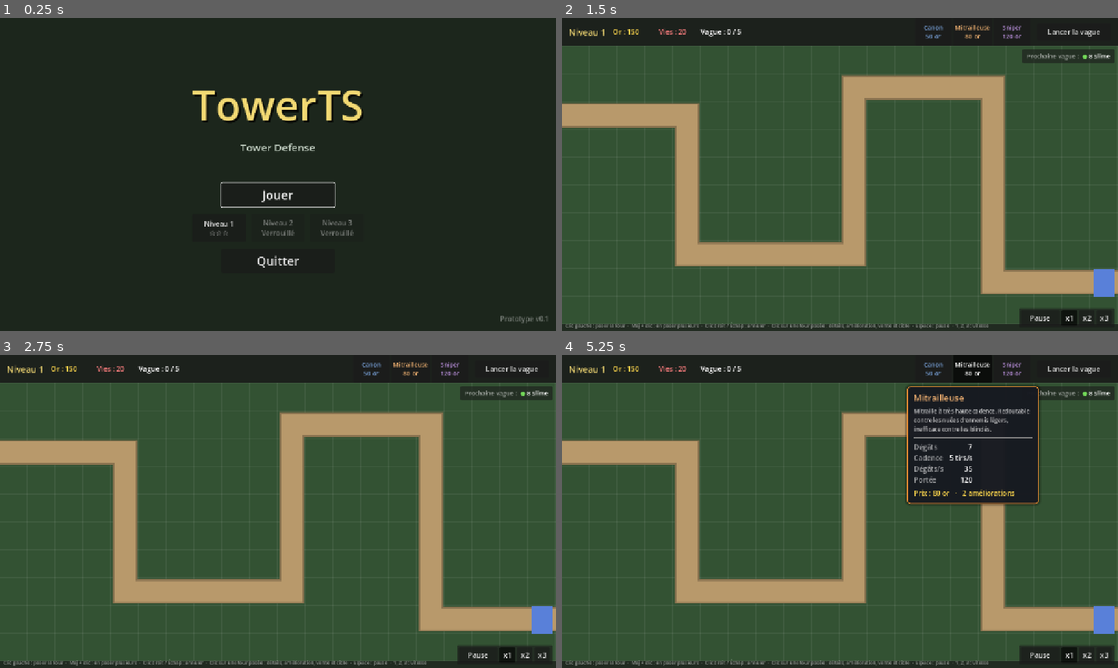
Above: before the commit, frames 1-4 (two rows, left to right).
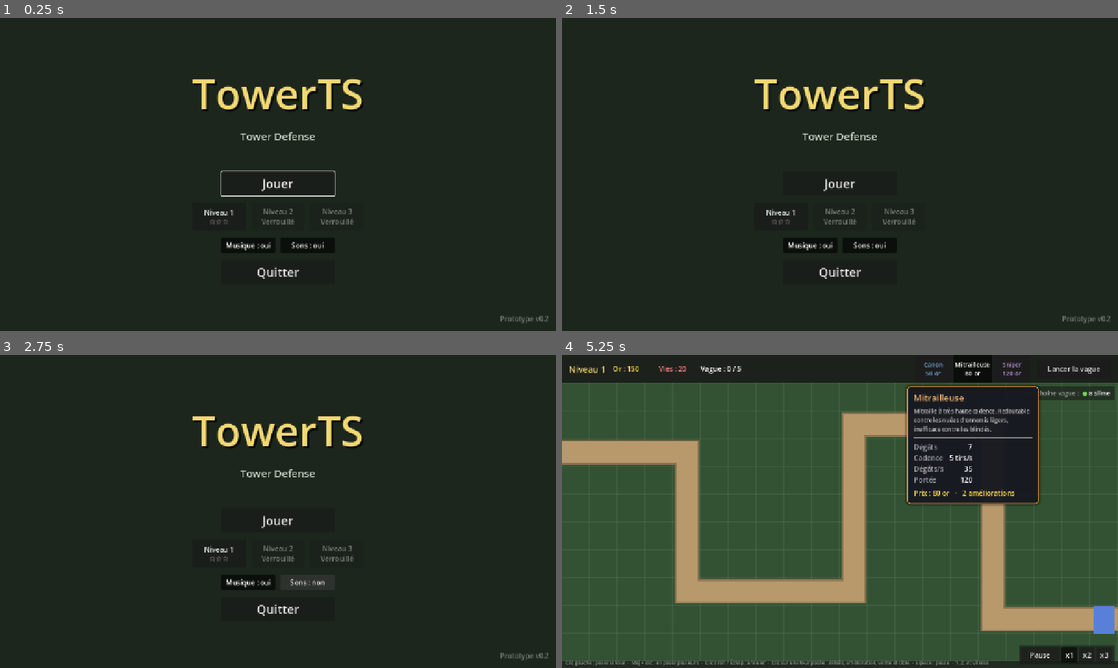
Above: after the commit, the same moments.

Repository: sam-fishermonger/TowerTS
Game: Godot game, scene res://scenes/ui/title_screen.tscn
The game is run twice, just before and just after one commit, with the same random seed, the same clock (stepped at 60 frames per second) and the same inputs.
Inputs (mouse positions are in pixels of both pictures, inside the frame that each line leads up to):
- Up to frame 1 (0.25 s): no input
- Up to frame 2 (1.5 s): click "Jouer" (after the commit: "Musique : oui") at 0.5 s; click (812, 246) at 1.25 s, where only the run after the commit has a clickable "Musique : non"
- Up to frame 3 (2.75 s): click (305, 583) at 2 s, where only the run after the commit has a clickable "Sons : oui"
- Up to frame 4 (5.25 s): click (867, 583) at 2.75 s, where only the run after the commit has a clickable "Sons : non"; click (840, 520) at 3.5 s, where only the run after the commit has a clickable "Jouer"; click "Canon 50 or" at 4.25 s; click "Mitrailleuse 80 or" at 5 s

The runs differ from the first frame. In frame 1, 3.7% of the frame differs, in the area x 34-99%, y 19-97%; in frame 2, 89%, in the area x 0-100%, y 2-100%; in frame 3, 89%; in frame 4, less than 0.1%.

Commit message:
Ajouter les sons et la musique
Sons de tir par tour (attack_sound dans TowerData), explosions, morts,
achats, vagues et fin de partie, et une musique en boucle. Tout est généré
par tools/generate_sounds.py. Musique et sons se coupent depuis l'écran titre.

Co-Authored-By: Claude Opus 5.5 (1M context) <noreply@anthropic.com>
Claude-Session: https://claude.ai/code/session_01LCUkbj6wNwvmsja1cRfizV

Diff:
--- a/project.godot
+++ b/project.godot
@@ -16,6 +16,10 @@
 config/features=PackedStringArray("4.7", "GL Compatibility")
 config/icon="res://icon.svg"
 
+[autoload]
+
+SoundPlayer="*res://scripts/audio/sound.gd"
+
 [display]
 
 window/size/viewport_width=1280
--- a/resources/towers/beam.tres
+++ b/resources/towers/beam.tres
@@ -3,6 +3,7 @@
 [ext_resource type="Script" path="res://scripts/data/tower_data.gd" id="1_data"]
 [ext_resource type="PackedScene" path="res://scenes/towers/beam_tower.tscn" id="2_scene"]
 [ext_resource type="Script" path="res://scripts/data/tower_upgrade.gd" id="3_upgrade"]
+[ext_resource type="AudioStream" path="res://assets/audio/beam_zap.ogg" id="9_sound"]
 
 [sub_resource type="Resource" id="Upgrade_1"]
 script = ExtResource("3_upgrade")
@@ -25,6 +26,7 @@
 damage = 6.0
 fire_rate = 6.0
 color = Color(0.95, 0.35, 0.6, 1)
+attack_sound = ExtResource("9_sound")
 beam_ramp_max = 3.0
 beam_ramp_time = 2.0
 upgrades = Array[ExtResource("3_upgrade")]([SubResource("Upgrade_1"), SubResource("Upgrade_2")])
--- a/resources/towers/cannon.tres
+++ b/resources/towers/cannon.tres
@@ -4,6 +4,7 @@
 [ext_resource type="PackedScene" path="res://scenes/towers/projectile_tower.tscn" id="2_scene"]
 [ext_resource type="PackedScene" path="res://scenes/projectiles/projectile.tscn" id="3_projectile"]
 [ext_resource type="Script" path="res://scripts/data/tower_upgrade.gd" id="4_upgrade"]
+[ext_resource type="AudioStream" path="res://assets/audio/shot_cannon.ogg" id="9_sound"]
 
 [sub_resource type="Resource" id="Upgrade_1"]
 script = ExtResource("4_upgrade")
@@ -27,6 +28,7 @@
 damage = 25.0
 fire_rate = 1.0
 color = Color(0.3, 0.55, 0.9, 1)
+attack_sound = ExtResource("9_sound")
 projectile_scene = ExtResource("3_projectile")
 projectile_speed = 450.0
 upgrades = Array[ExtResource("4_upgrade")]([SubResource("Upgrade_1"), SubResource("Upgrade_2")])
--- a/resources/towers/frost.tres
+++ b/resources/towers/frost.tres
@@ -3,6 +3,7 @@
 [ext_resource type="Script" path="res://scripts/data/tower_data.gd" id="1_data"]
 [ext_resource type="PackedScene" path="res://scenes/towers/pulse_tower.tscn" id="2_scene"]
 [ext_resource type="Script" path="res://scripts/data/tower_upgrade.gd" id="3_upgrade"]
+[ext_resource type="AudioStream" path="res://assets/audio/pulse_frost.ogg" id="9_sound"]
 
 [sub_resource type="Resource" id="Upgrade_1"]
 script = ExtResource("3_upgrade")
@@ -27,6 +28,7 @@
 damage = 4.0
 fire_rate = 0.8
 color = Color(0.45, 0.8, 0.95, 1)
+attack_sound = ExtResource("9_sound")
 slow_factor = 0.5
 slow_duration = 1.5
 upgrades = Array[ExtResource("3_upgrade")]([SubResource("Upgrade_1"), SubResource("Upgrade_2")])
--- a/resources/towers/gatling.tres
+++ b/resources/towers/gatling.tres
@@ -4,6 +4,7 @@
 [ext_resource type="PackedScene" path="res://scenes/towers/projectile_tower.tscn" id="2_scene"]
 [ext_resource type="PackedScene" path="res://scenes/projectiles/projectile.tscn" id="3_projectile"]
 [ext_resource type="Script" path="res://scripts/data/tower_upgrade.gd" id="4_upgrade"]
+[ext_resource type="AudioStream" path="res://assets/audio/shot_gatling.ogg" id="9_sound"]
 
 [sub_resource type="Resource" id="Upgrade_1"]
 script = ExtResource("4_upgrade")
@@ -27,6 +28,7 @@
 damage = 7.0
 fire_rate = 5.0
 color = Color(0.9, 0.55, 0.2, 1)
+attack_sound = ExtResource("9_sound")
 projectile_scene = ExtResource("3_projectile")
 projectile_speed = 650.0
 upgrades = Array[ExtResource("4_upgrade")]([SubResource("Upgrade_1"), SubResource("Upgrade_2")])
--- a/resources/towers/mortar.tres
+++ b/resources/towers/mortar.tres
@@ -4,6 +4,7 @@
 [ext_resource type="PackedScene" path="res://scenes/towers/projectile_tower.tscn" id="2_scene"]
 [ext_resource type="PackedScene" path="res://scenes/projectiles/explosive_projectile.tscn" id="3_projectile"]
 [ext_resource type="Script" path="res://scripts/data/tower_upgrade.gd" id="4_upgrade"]
+[ext_resource type="AudioStream" path="res://assets/audio/shot_mortar.ogg" id="9_sound"]
 
 [sub_resource type="Resource" id="Upgrade_1"]
 script = ExtResource("4_upgrade")
@@ -28,6 +29,7 @@
 damage = 30.0
 fire_rate = 0.6
 color = Color(0.9, 0.42, 0.32, 1)
+attack_sound = ExtResource("9_sound")
 projectile_scene = ExtResource("3_projectile")
 projectile_speed = 300.0
 splash_radius = 64.0
--- a/resources/towers/sniper.tres
+++ b/resources/towers/sniper.tres
@@ -4,6 +4,7 @@
 [ext_resource type="PackedScene" path="res://scenes/towers/projectile_tower.tscn" id="2_scene"]
 [ext_resource type="PackedScene" path="res://scenes/projectiles/projectile.tscn" id="3_projectile"]
 [ext_resource type="Script" path="res://scripts/data/tower_upgrade.gd" id="4_upgrade"]
+[ext_resource type="AudioStream" path="res://assets/audio/shot_sniper.ogg" id="9_sound"]
 
 [sub_resource type="Resource" id="Upgrade_1"]
 script = ExtResource("4_upgrade")
@@ -27,6 +28,7 @@
 damage = 80.0
 fire_rate = 0.5
 color = Color(0.65, 0.4, 0.85, 1)
+attack_sound = ExtResource("9_sound")
 projectile_scene = ExtResource("3_projectile")
 projectile_speed = 1000.0
 upgrades = Array[ExtResource("4_upgrade")]([SubResource("Upgrade_1"), SubResource("Upgrade_2")])
--- a/scenes/ui/title_screen.tscn
+++ b/scenes/ui/title_screen.tscn
@@ -67,6 +67,27 @@
 alignment = 1
 theme_override_constants/separation = 12
 
+[node name="AudioButtons" type="HBoxContainer" parent="Center/Menu"]
+layout_mode = 2
+alignment = 1
+theme_override_constants/separation = 12
+
+[node name="MusicButton" type="Button" parent="Center/Menu/AudioButtons"]
+unique_name_in_owner = true
+custom_minimum_size = Vector2(124, 36)
+layout_mode = 2
+toggle_mode = true
+button_pressed = true
+text = "Musique : oui"
+
+[node name="SoundButton" type="Button" parent="Center/Menu/AudioButtons"]
+unique_name_in_owner = true
+custom_minimum_size = Vector2(124, 36)
+layout_mode = 2
+toggle_mode = true
+button_pressed = true
+text = "Sons : oui"
+
 [node name="QuitButton" type="Button" parent="Center/Menu"]
 unique_name_in_owner = true
 custom_minimum_size = Vector2(260, 56)
@@ -89,7 +110,7 @@
 grow_horizontal = 0
 grow_vertical = 0
 theme_override_colors/font_color = Color(1, 1, 1, 0.4)
-text = "Prototype v0.1"
+text = "Prototype v0.2"
 horizontal_alignment = 2
 
 [node name="ResetButton" type="Button" parent="."]
--- /dev/null
+++ b/scripts/audio/sound.gd
@@ -0,0 +1,139 @@
+class_name Sound
+extends Node
+## Sons et musique. Le nœud est chargé au démarrage (autoload « SoundPlayer ») et
+## s'utilise par ses fonctions statiques : `Sound.play(&"build")`. Il joue les effets
+## sur un petit groupe de lecteurs réutilisés, et la musique en boucle d'une scène
+## à l'autre. Les sons et la musique se coupent séparément ; le choix est enregistré.
+## (Fonctions statiques plutôt que le nom de l'autoload : les scripts restent
+## compilables quand l'autoload n'est pas encore là, comme dans les tests.)
+
+const MUSIC: AudioStream = preload("res://assets/audio/music.ogg")
+const SOUNDS := {
+	&"explosion": preload("res://assets/audio/explosion.ogg"),
+	&"enemy_death": preload("res://assets/audio/enemy_death.ogg"),
+	&"enemy_split": preload("res://assets/audio/enemy_split.ogg"),
+	&"lives_lost": preload("res://assets/audio/lives_lost.ogg"),
+	&"build": preload("res://assets/audio/build.ogg"),
+	&"upgrade": preload("res://assets/audio/upgrade.ogg"),
+	&"sell": preload("res://assets/audio/sell.ogg"),
+	&"coins": preload("res://assets/audio/coins.ogg"),
+	&"wave_start": preload("res://assets/audio/wave_start.ogg"),
+	&"victory": preload("res://assets/audio/victory.ogg"),
+	&"defeat": preload("res://assets/audio/defeat.ogg"),
+}
+const NODE_NAME := &"SoundPlayer"
+const MUSIC_BUS := &"Music"
+const SFX_BUS := &"Sfx"
+## Nombre de sons joués en même temps, au plus.
+const VOICES := 16
+## Un même son n'est pas rejoué avant ce délai (en secondes réelles) : une
+## Mitrailleuse ou un Rayon ne saturent pas le mixage, même en x3.
+const MIN_REPEAT_DELAY := 0.06
+
+var _voices: Array[AudioStreamPlayer] = []
+var _next_voice := 0
+## Dernière lecture de chaque son, en millisecondes.
+var _last_played := {}
+var _music_player: AudioStreamPlayer
+
+
+func _ready() -> void:
+	# Les sons continuent pendant la pause (achats, écran de fin).
+	process_mode = Node.PROCESS_MODE_ALWAYS
+	_ensure_bus(MUSIC_BUS, -8.0)
+	_ensure_bus(SFX_BUS, -4.0)
+	for i in VOICES:
+		var voice := AudioStreamPlayer.new()
+		voice.bus = SFX_BUS
+		add_child(voice)
+		_voices.append(voice)
+	_music_player = AudioStreamPlayer.new()
+	_music_player.bus = MUSIC_BUS
+	add_child(_music_player)
+	_apply_mute(MUSIC_BUS, not is_music_enabled())
+	_apply_mute(SFX_BUS, not is_sound_enabled())
+
+
+## Nœud des sons, ou null s'il n'est pas chargé.
+static func get_player() -> Sound:
+	var tree := Engine.get_main_loop() as SceneTree
+	return tree.root.get_node_or_null(NodePath(NODE_NAME)) as Sound if tree else null
+
+
+## Joue un son de la liste SOUNDS par son nom.
+static func play(sound_name: StringName, volume_db := 0.0) -> void:
+	play_stream(SOUNDS.get(sound_name), volume_db)
+
+
+## Joue un son quelconque (par exemple celui d'une tour, défini dans ses données).
+static func play_stream(stream: AudioStream, volume_db := 0.0) -> void:
+	var player := get_player()
+	if player and stream and player._can_play():
+		player._play_stream(stream, volume_db)
+
+
+## Lance la musique si elle ne joue pas déjà (elle continue d'une scène à l'autre).
+static func play_music() -> void:
+	var player := get_player()
+	if player and player._can_play() and not player._music_player.playing:
+		player._start_music()
+
+
+static func is_music_enabled() -> bool:
+	return Progress.get_setting("music", true)
+
+
+static func is_sound_enabled() -> bool:
+	return Progress.get_setting("sound", true)
+
+
+static func set_music_enabled(enabled: bool) -> void:
+	Progress.set_setting("music", enabled)
+	_apply_mute(MUSIC_BUS, not enabled)
+
+
+static func set_sound_enabled(enabled: bool) -> void:
+	Progress.set_setting("sound", enabled)
+	_apply_mute(SFX_BUS, not enabled)
+
+
+## Sans fenêtre (tests, serveur), personne n'écoute : on ne joue rien. Le pilote
+## audio factice ne libère pas les sons joués, et le moteur les signalerait à la fermeture.
+func _can_play() -> bool:
+	return DisplayServer.get_name() != "headless"
+
+
+## La hauteur varie un peu à chaque fois pour éviter l'effet « mitraillette ».
+func _play_stream(stream: AudioStream, volume_db: float) -> void:
+	var now := Time.get_ticks_msec()
+	var key := stream.get_instance_id()
+	if now - _last_played.get(key, -100000) < MIN_REPEAT_DELAY * 1000.0:
+		return
+	_last_played[key] = now
+	var voice := _voices[_next_voice]
+	_next_voice = (_next_voice + 1) % _voices.size()
+	voice.stream = stream
+	voice.volume_db = volume_db
+	voice.pitch_scale = randf_range(0.94, 1.06)
+	voice.play()
+
+
+func _start_music() -> void:
+	var stream := MUSIC.duplicate() as AudioStreamOggVorbis
+	stream.loop = true
+	_music_player.stream = stream
+	_music_player.play()
+
+
+static func _apply_mute(bus: StringName, muted: bool) -> void:
+	AudioServer.set_bus_mute(AudioServer.get_bus_index(bus), muted)
+
+
+static func _ensure_bus(bus: StringName, volume_db: float) -> void:
+	if AudioServer.get_bus_index(bus) != -1:
+		return
+	AudioServer.add_bus()
+	var index := AudioServer.bus_count - 1
+	AudioServer.set_bus_name(index, bus)
+	AudioServer.set_bus_volume_db(index, volume_db)
+	AudioServer.set_bus_send(index, &"Master")
--- a/scripts/data/tower_data.gd
+++ b/scripts/data/tower_data.gd
@@ -14,6 +14,8 @@
 ## Nombre de tirs par seconde.
 @export var fire_rate := 1.0
 @export var color := Color.STEEL_BLUE
+## Son joué à chaque tir.
+@export var attack_sound: AudioStream
 
 @export_group("Projectile")
 ## Scène du projectile tiré (tours à projectiles seulement).
--- a/scripts/levels/level.gd
+++ b/scripts/levels/level.gd
@@ -72,6 +72,7 @@
 	gold = starting_gold
 	lives = starting_lives
 	set_game_speed(game_speeds[0] if not game_speeds.is_empty() else 1.0)
+	Sound.play_music()
 
 
 func _exit_tree() -> void:
@@ -115,6 +116,7 @@
 	tower.cell = cell
 	map.occupy(cell, tower)
 	gold -= data.cost
+	Sound.play(&"build")
 	return tower
 
 
@@ -128,6 +130,7 @@
 	if not can_upgrade_tower(tower):
 		return false
 	gold -= tower.get_upgrade_cost()
+	Sound.play(&"upgrade")
 	return tower.upgrade()
 
 
@@ -143,6 +146,7 @@
 	_show_floating_text("+%d" % value, GOLD_TEXT_COLOR, tower.global_position, 16)
 	tower.despawn()
 	gold += value
+	Sound.play(&"sell")
 	return value
 
 
@@ -182,8 +186,10 @@
 		return
 	var early_bonus := get_early_call_bonus()
 	spawner.start_next_wave()
+	Sound.play(&"wave_start")
 	if early_bonus > 0:
 		gold += early_bonus
+		Sound.play(&"coins")
 		var button_rect := hud.next_wave_button.get_global_rect()
 		_show_floating_text("+%d" % early_bonus, GOLD_TEXT_COLOR,
 			Vector2(button_rect.get_center().x, button_rect.end.y + 24.0), 18)
@@ -210,6 +216,7 @@
 
 func _on_enemy_died(enemy: Enemy) -> void:
 	gold += enemy.data.reward
+	Sound.play(&"enemy_death", -3.0)
 	_show_floating_text("+%d" % enemy.data.reward, GOLD_TEXT_COLOR, enemy.global_position, 16)
 	var stain := GroundStain.new()
 	stain.radius = enemy.data.radius
@@ -226,12 +233,14 @@
 	var data := enemy.data
 	if data.split_into == null:
 		return
+	Sound.play(&"enemy_split")
 	for i in data.split_count:
 		spawner.spawn(data.split_into, enemy.path, maxf(enemy.progress - i * data.split_into.radius * 1.6, 0.0))
 
 
 func _on_enemy_reached_end(enemy: Enemy) -> void:
 	lives -= enemy.data.damage
+	Sound.play(&"lives_lost")
 	_show_lives_lost(enemy.data.damage, enemy.global_position)
 	if lives <= 0:
 		_end_game(false)
@@ -266,6 +275,7 @@
 	hud.show_end_screen(victory, victory and has_next_level(), stars, new_record)
 	is_paused = false
 	Engine.time_scale = 1.0
+	Sound.play(&"victory" if victory else &"defeat")
 	game_over.emit(victory)
 	get_tree().paused = true
 
--- a/scripts/projectiles/explosive_projectile.gd
+++ b/scripts/projectiles/explosive_projectile.gd
@@ -19,6 +19,7 @@
 	explosion.color = color
 	get_parent().add_child(explosion)
 	explosion.global_position = global_position
+	Sound.play(&"explosion")
 
 
 func _draw() -> void:
--- a/scripts/towers/tower.gd
+++ b/scripts/towers/tower.gd
@@ -54,6 +54,7 @@
 	queue_redraw()
 	if _cooldown <= 0.0:
 		_attack(_target)
+		Sound.play_stream(data.attack_sound)
 		# On garde le temps écoulé en trop : la cadence ne dépend ni des FPS ni de la vitesse de jeu.
 		_cooldown += 1.0 / stats.fire_rate
 
--- a/scripts/ui/title_screen.gd
+++ b/scripts/ui/title_screen.gd
@@ -8,6 +8,8 @@
 @onready var quit_button: Button = %QuitButton
 @onready var reset_button: Button = %ResetButton
 @onready var reset_dialog: ConfirmationDialog = %ResetDialog
+@onready var music_button: Button = %MusicButton
+@onready var sound_button: Button = %SoundButton
 
 
 func _ready() -> void:
@@ -17,7 +19,15 @@
 	quit_button.visible = not OS.has_feature("web")
 	reset_button.pressed.connect(reset_dialog.popup_centered)
 	reset_dialog.confirmed.connect(_on_reset_confirmed)
+	music_button.toggled.connect(func(on: bool) -> void:
+		Sound.set_music_enabled(on)
+		_refresh_audio_buttons())
+	sound_button.toggled.connect(func(on: bool) -> void:
+		Sound.set_sound_enabled(on)
+		_refresh_audio_buttons())
+	_refresh_audio_buttons()
 	_build_level_buttons()
+	Sound.play_music()
 	play_button.grab_focus()
 
 
@@ -45,6 +55,13 @@
 	reset_button.visible = any_won
 
 
+func _refresh_audio_buttons() -> void:
+	music_button.set_pressed_no_signal(Sound.is_music_enabled())
+	sound_button.set_pressed_no_signal(Sound.is_sound_enabled())
+	music_button.text = "Musique : %s" % ("oui" if music_button.button_pressed else "non")
+	sound_button.text = "Sons : %s" % ("oui" if sound_button.button_pressed else "non")
+
+
 func _on_reset_confirmed() -> void:
 	Progress.reset_campaign()
 	_build_level_buttons()
--- a/tests/run_tests.gd
+++ b/tests/run_tests.gd
@@ -35,6 +35,7 @@
 	DirAccess.remove_absolute(ProjectSettings.globalize_path(Progress.get_save_path()))
 	await _test_title_screen()
 	await _test_progress()
+	await _test_sound()
 	await _test_health_component()
 	await _test_entity_despawn()
 	await _test_tower_placement()
@@ -179,6 +180,33 @@
 	await _free(title)
 
 
+func _test_sound() -> void:
+	print("Sons et musique")
+	var sound := Sound.get_player()
+	_check(sound != null and sound.name == "SoundPlayer", "le nœud des sons est chargé au démarrage")
+	_check(AudioServer.get_bus_index(&"Music") != -1 and AudioServer.get_bus_index(&"Sfx") != -1,
+		"bus Musique et Sons créés")
+	for data: TowerData in [CANNON, GATLING, SNIPER, MORTAR, FROST, BEAM]:
+		_check(data.attack_sound != null, "%s : son de tir défini" % data.display_name)
+	for sound_name: StringName in sound.SOUNDS:
+		_check(sound.SOUNDS[sound_name] is AudioStream, "son « %s » chargé" % sound_name)
+	var title := TITLE_SCREEN.instantiate()
+	root.add_child(title)
+	await process_frame
+	var music_button: Button = title.get_node("%MusicButton")
+	music_button.button_pressed = false
+	_check(AudioServer.is_bus_mute(AudioServer.get_bus_index(&"Music")) and music_button.text == "Musique : non",
+		"le bouton Musique coupe la musique")
+	_check(Progress.get_setting("music", true) == false, "le choix est enregistré")
+	music_button.button_pressed = true
+	_check(not AudioServer.is_bus_mute(AudioServer.get_bus_index(&"Music")), "et la remet")
+	var sound_button: Button = title.get_node("%SoundButton")
+	sound_button.button_pressed = false
+	_check(AudioServer.is_bus_mute(AudioServer.get_bus_index(&"Sfx")), "le bouton Sons coupe les effets")
+	sound_button.button_pressed = true
+	await _free(title)
+
+
 func _test_health_component() -> void:
 	print("Composant de santé")
 	var health := HealthComponent.new()
Not shown, added: assets/audio/beam_zap.ogg.import
Not shown, added: assets/audio/build.ogg.import
Not shown, added: assets/audio/coins.ogg.import
Not shown, added: assets/audio/defeat.ogg.import
Not shown, added: assets/audio/enemy_death.ogg.import
Not shown, added: assets/audio/enemy_split.ogg.import
Not shown, added: assets/audio/explosion.ogg.import
Not shown, added: assets/audio/lives_lost.ogg.import
Not shown, added: assets/audio/music.ogg.import
Not shown, added: assets/audio/pulse_frost.ogg.import
Not shown, added: assets/audio/sell.ogg.import
Not shown, added: assets/audio/shot_cannon.ogg.import
(and 26 more such lines)
